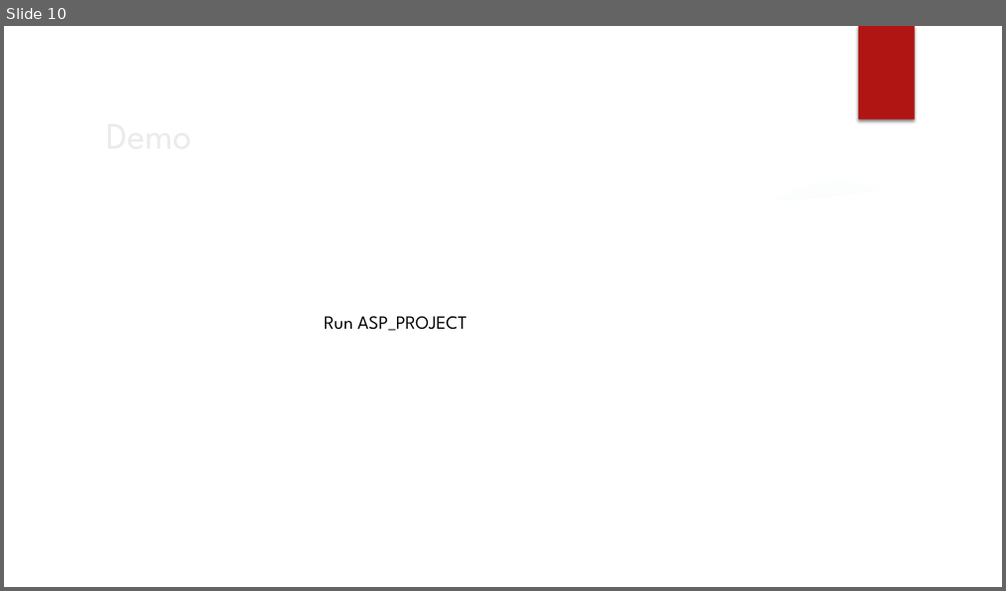
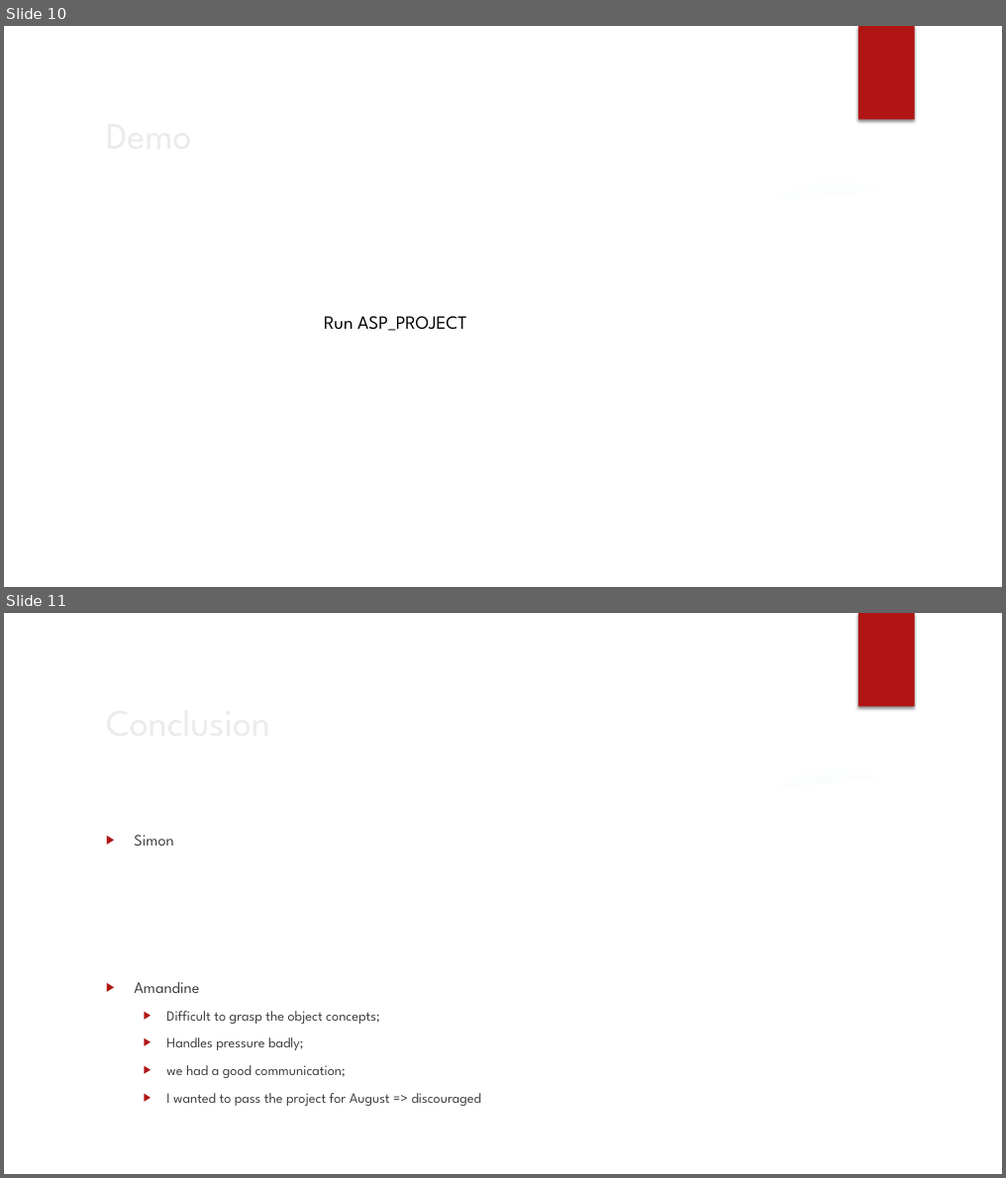
Before and after one commit to simondifalco13/ASP_Project_2021, a slide deck: commun/réunion 9/PPDiFalcoHuygebaert.pptx. Shown one above the other, each under a label of ours: slide 10 before the commit, slides 10 and 11 after it. The pictures are 1006x591 and 1006x1178 pixels, drawn with LibreOffice and Linux fonts; fonts in the diff are those of the drawing; background and template pictures are left out. Boxes give left, top, right and bottom in pixels: in the first picture for what was removed or moved away, otherwise in the second. Text is boxed around its words. In the diff, an @@ line names an element or a change of style, - is before the commit and + after.

```diff
--- a/commun/réunion 9/PPDiFalcoHuygebaert.pptx
+++ b/commun/réunion 9/PPDiFalcoHuygebaert.pptx
@@ slide 11 added at (4, 613, 1002, 1174), background picture (left out); not listed: 7 template elements that a slide beside it also shows @@
@@ title added at (98, 692, 821, 750), 36 pt, text #EBEBEB @@
+Conclusion
@@ text added at (134, 835, 482, 1106), 13.6 pt, text #404040 @@
+▶ Simon
+▶ Amandine
+  ▶ Difficult to grasp the object concepts;
+  ▶ Handles pressure badly;
+  ▶ we had a good communication;
+  ▶ I wanted to pass the project for August => discouraged
```
Also in this commit, not shown: 2 slides changed, 2 other slides added, 3 slides removed.
